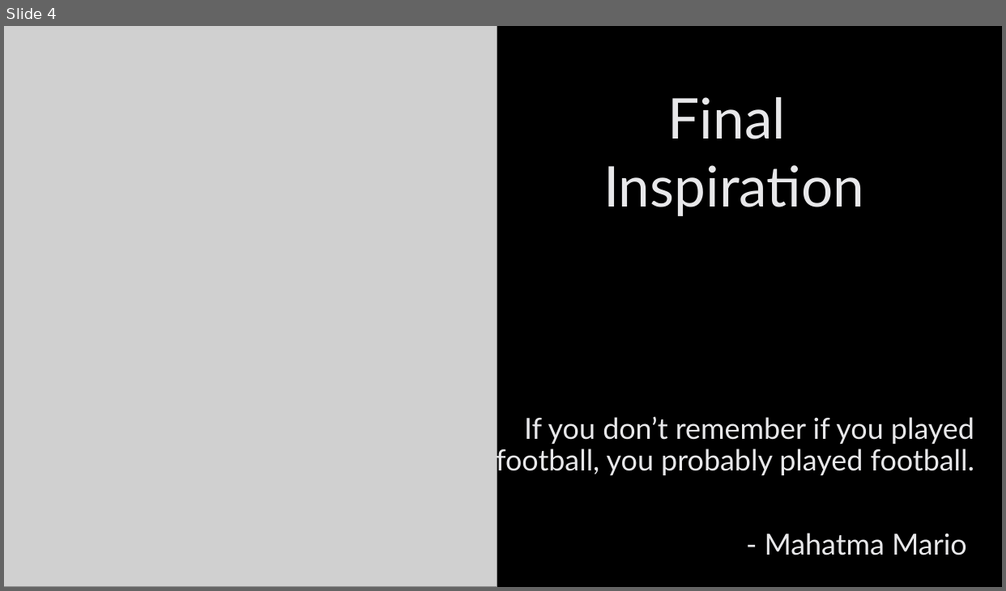
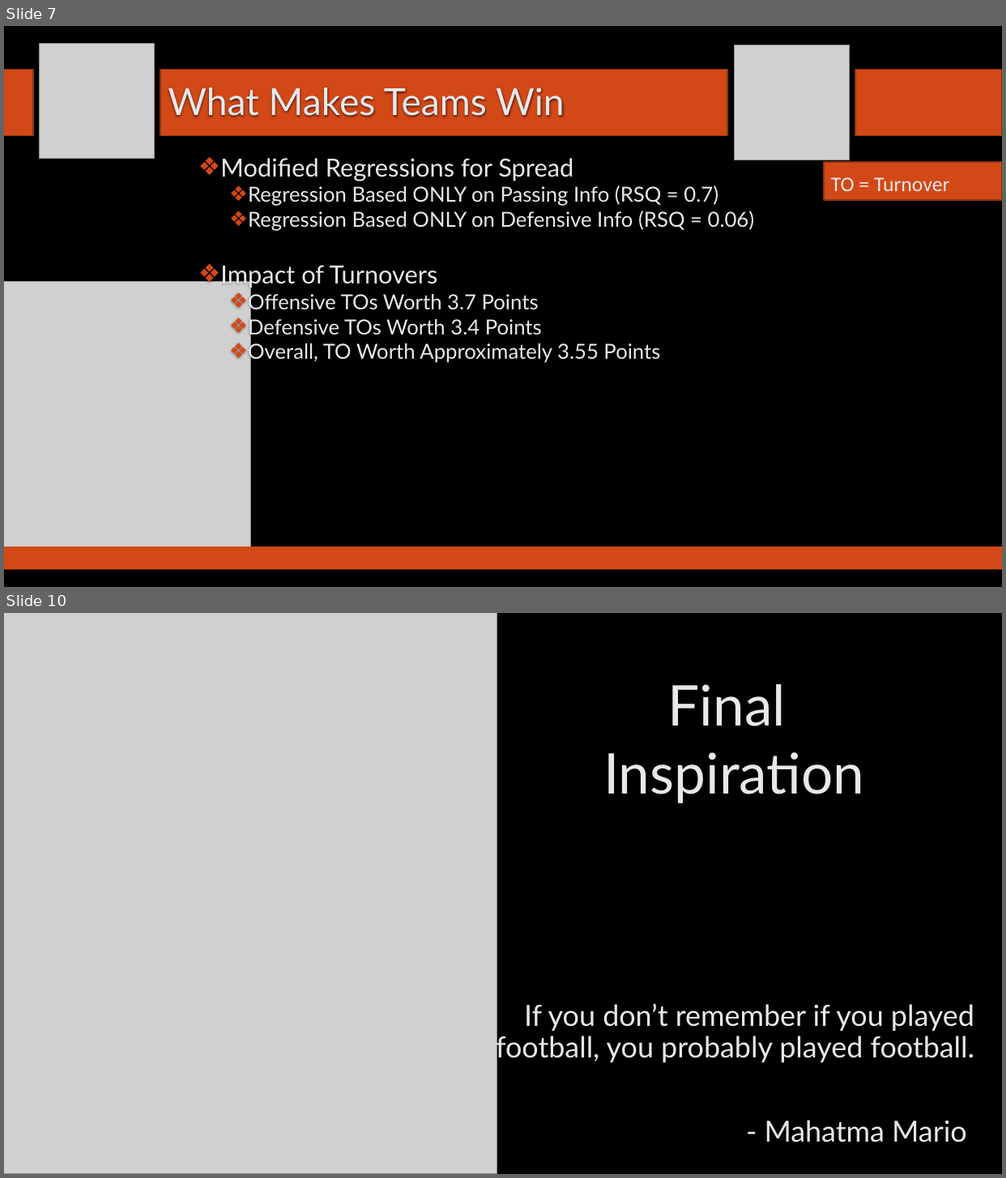
Before and after one commit to SuperMarioGiacomazzo/STOR390_WEBSITE, a slide deck: Slides/Football 1/Footballl_1_Lecture.pptx. Shown one above the other, each under a label of ours: slide 4 before the commit, slides 7 and 10 after it; the slides between them are not shown. The pictures are 1006x591 and 1006x1178 pixels, drawn with LibreOffice and Linux fonts; fonts in the diff are those of the drawing; grey boxes stand for pictures; background and template pictures are left out. Boxes give left, top, right and bottom in pixels: in the first picture for what was removed or moved away, otherwise in the second. Text is boxed around its words. In the diff, an @@ line names an element or a change of style, - is before the commit and + after.

```diff
--- a/Slides/Football 1/Footballl_1_Lecture.pptx
+++ b/Slides/Football 1/Footballl_1_Lecture.pptx
@@ slide 7 added at box(4, 26, 1002, 587), background picture (left out) @@
@@ picture added at box(39, 43, 155, 159) @@
@@ picture added at box(734, 45, 849, 160) @@
@@ rectangle added at box(4, 70, 33, 136), fill #D34817, outline #8B3314 1.25 pt @@
@@ rectangle added at box(160, 70, 728, 136), fill #D34817, outline #8B3314 1.25 pt @@
@@ rectangle added at box(856, 70, 1002, 136), fill #D34817, outline #8B3314 1.25 pt @@
@@ title added at box(168, 88, 565, 118), 36 pt, text #E8E8EA @@
+What Makes Teams Win
@@ text added at box(220, 158, 755, 364), 20 pt, text #E8E8EA @@
+❖ Modified Regressions for Spread
+  ❖ Regression Based ONLY on Passing Info (RSQ = 0.7)
+  ❖ Regression Based ONLY on Defensive Info (RSQ = 0.06)
+❖ Impact of Turnovers
+  ❖ Offensive TOs Worth 3.7 Points
+  ❖ Defensive TOs Worth 3.4 Points
+  ❖ Overall, TO Worth Approximately 3.55 Points
@@ rectangle added at box(824, 162, 1002, 200), fill #D34817, outline #8B3314 1.25 pt @@
@@ text added at box(831, 177, 949, 191), 20 pt, text #E8E8EA @@
+    TO = Turnover
@@ picture added at box(4, 281, 251, 548) @@
@@ rectangle added at box(4, 547, 1002, 570), fill #D34817 @@
@@ what was slide 4 is now slide 10 @@
```
Also in this commit, not shown: 1 slide changed, 5 other slides added, 5 other files.
